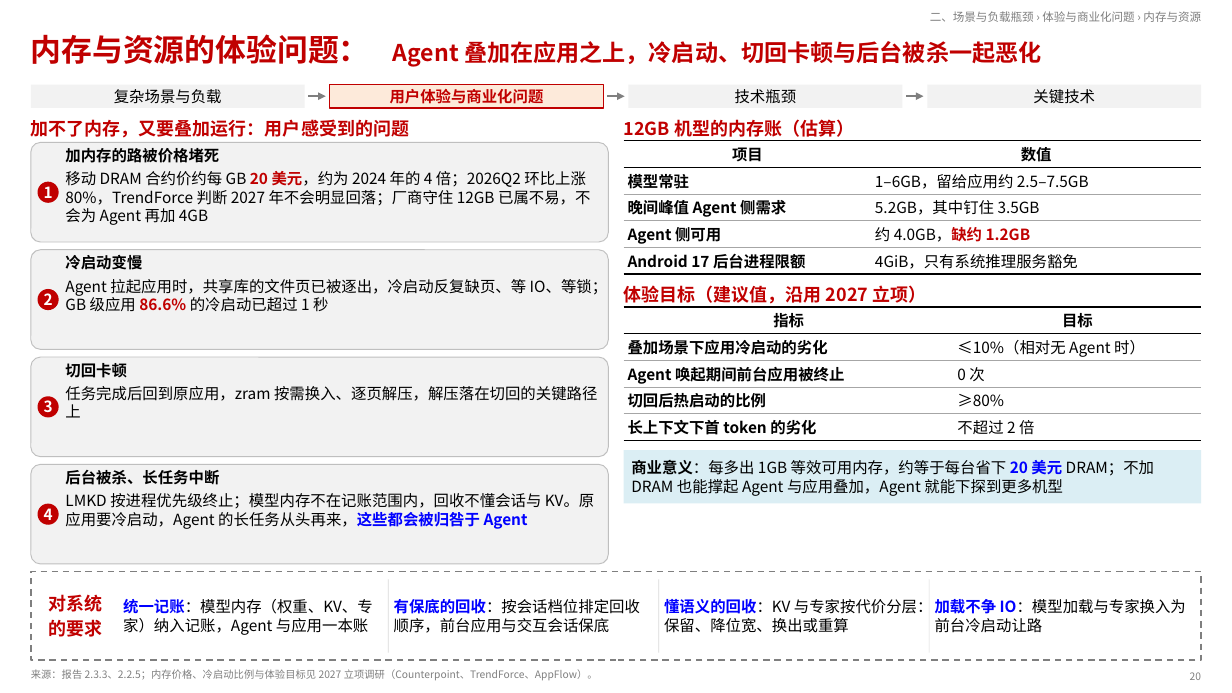
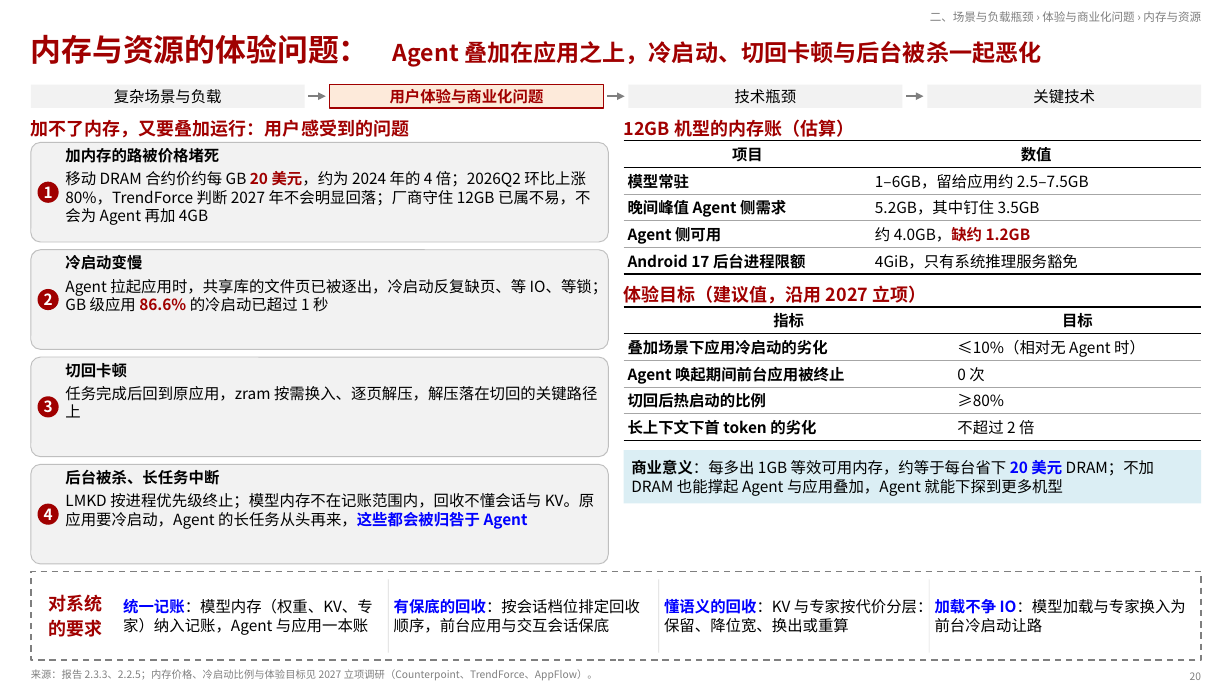
Before and after one commit to SiriusBHU/memory_system_architecture_summary, a slide deck: slide 20 of proposals/agentos-components/ppt/AgentOS三项系统服务-汇报.pptx. Drawn at 1232x693 pixels with LibreOffice and Linux fonts; fonts in the diff are those of the drawing. Boxes give left, top, right and bottom in pixels: in the first picture for what was removed or moved away, otherwise in the second. Text is boxed around its words. In the diff, an @@ line names an element or a change of style, - is before the commit and + after.

```diff
--- a/proposals/agentos-components/ppt/AgentOS三项系统服务-汇报.pptx
+++ b/proposals/agentos-components/ppt/AgentOS三项系统服务-汇报.pptx
@@ rectangle "用户体验与商业化问题" at (330, 85, 604, 108): text colour #C00000 to #A00000; outline #C00000 1.25 pt to #A00000 1.25 pt @@
@@ table at (624, 140, 1202, 274) @@
@@ text colour #C00000 to #A00000 in "4.0GB，缺约 1.2GB" @@
@@ text "移动 DRAM 合约价约每 GB 20 ..." at (65, 171, 590, 225): text colour #C00000 to #A00000 in "20 美元，约为" @@
@@ text "Agent 拉起应用时，共享库的文件页已被逐出，冷启动反复缺页、等 IO、等锁；GB 级应用 86.6% ..." at (65, 279, 608, 311): text colour #C00000 to #A00000 in "86.6%" @@
@@ fill #C00000 to #A00000 in 4 elements at (38, 182, 59, 203), (38, 289, 59, 311), (38, 396, 59, 418), (38, 504, 59, 525) @@
@@ text colour #C00000 to #A00000 in 5 elements at (31, 34, 1041, 67), (31, 119, 409, 138), (624, 119, 854, 141), (624, 285, 927, 307), (48, 594, 102, 637) @@
```
Also in this commit, not shown: 49 other slides changed, 58 other files.
